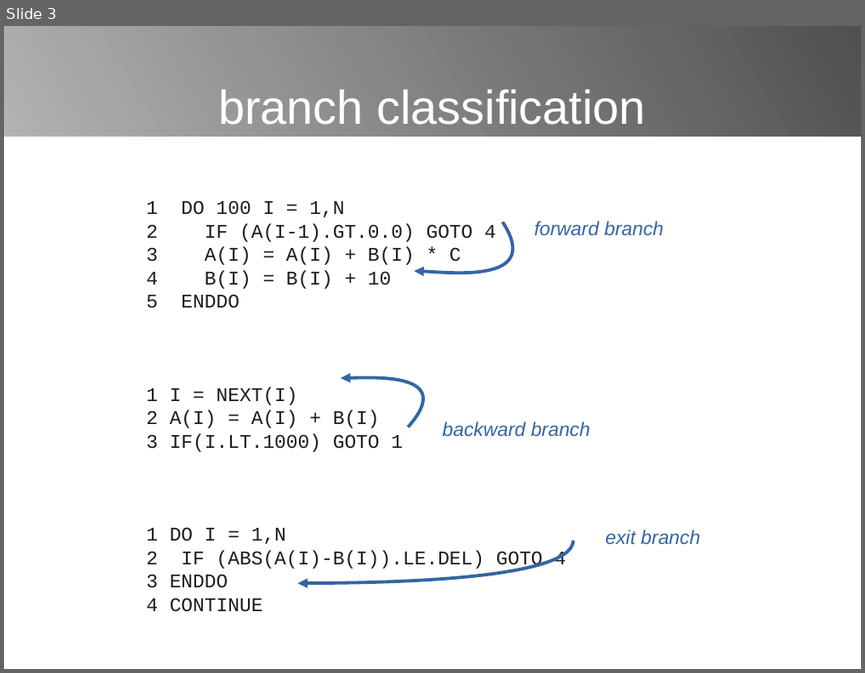
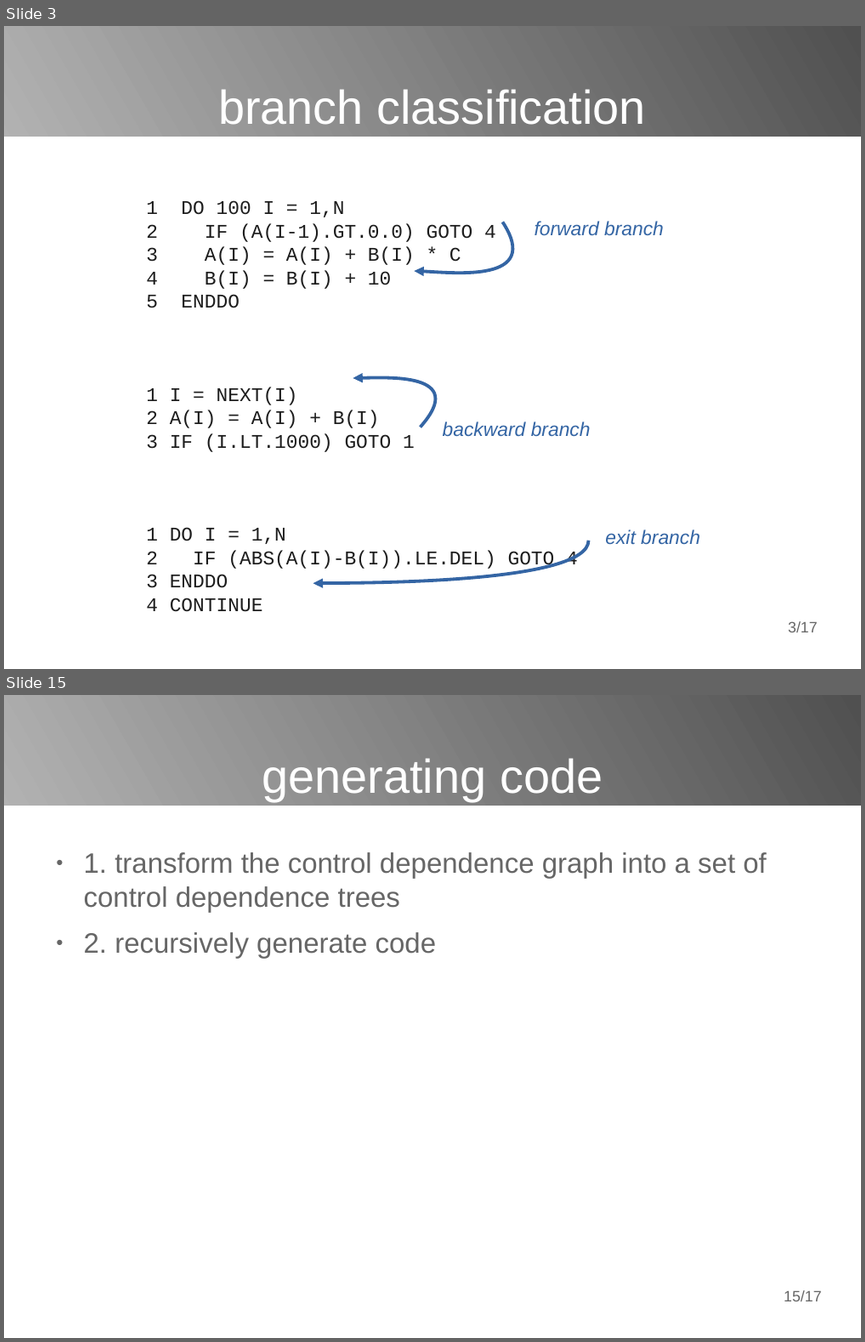
Before and after one commit to poncovka/vype-compiler, a slide deck: presentation/presentation.odp. Shown one above the other, each under a label of ours: slide 3 before the commit, slides 3 and 15 after it; the slides between them are not shown. The pictures are 865x673 and 865x1342 pixels, drawn with LibreOffice and Linux fonts; fonts in the diff are those of the drawing. Boxes give left, top, right and bottom in pixels: in the first picture for what was removed or moved away, otherwise in the second. Text is boxed around its words. In the diff, an @@ line names an element or a change of style, - is before the commit and + after.

```diff
--- a/presentation/presentation.odp
+++ b/presentation/presentation.odp
@@ slide 15 added at bbox=[4, 695, 861, 1338], background #FFFFFF @@
@@ rectangle added at bbox=[4, 695, 861, 805], fill gradient #4C4C4C to #B3B3B3 @@
@@ title added at bbox=[262, 758, 602, 801], 44 pt, text #FFFFFF @@
+generating code
@@ text added at bbox=[84, 852, 766, 959], 26 pt, text #666666 @@
+● 1. transform the control dependence graph into a set of control dependence trees
+● 2. recursively generate code
@@ page number added at bbox=[783, 1290, 821, 1301], 14 pt, text #666666 @@
+15/17
@@ slide 3 changed as well @@
@@ freeform shape: place and size @@
-freeform shape at bbox=[341, 377, 420, 426]
+freeform shape at bbox=[353, 377, 432, 426]
@@ text at bbox=[146, 433, 415, 452]: spaces changed @@
-3 IF(I.LT.1000) GOTO 1
+3 IF (I.LT.1000) GOTO 1
@@ freeform shape: place and size @@
-freeform shape at bbox=[298, 540, 574, 583]
+freeform shape at bbox=[313, 540, 589, 583]
@@ page number added at bbox=[788, 621, 817, 632], 14 pt, text #666666 @@
+3/17
```
Also in this commit, not shown: 3 other slides changed, 11 other slides added, 8 slides removed, 1 other file.
